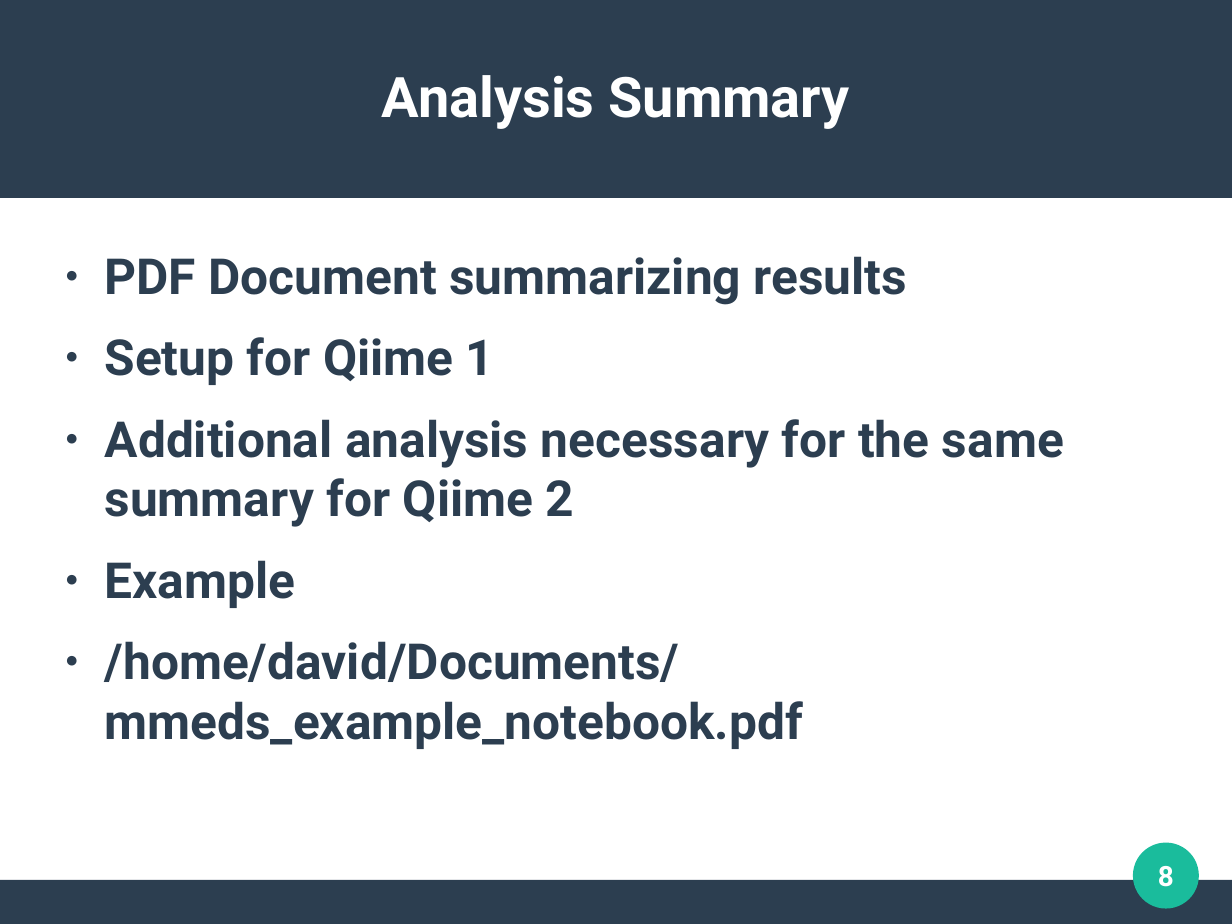
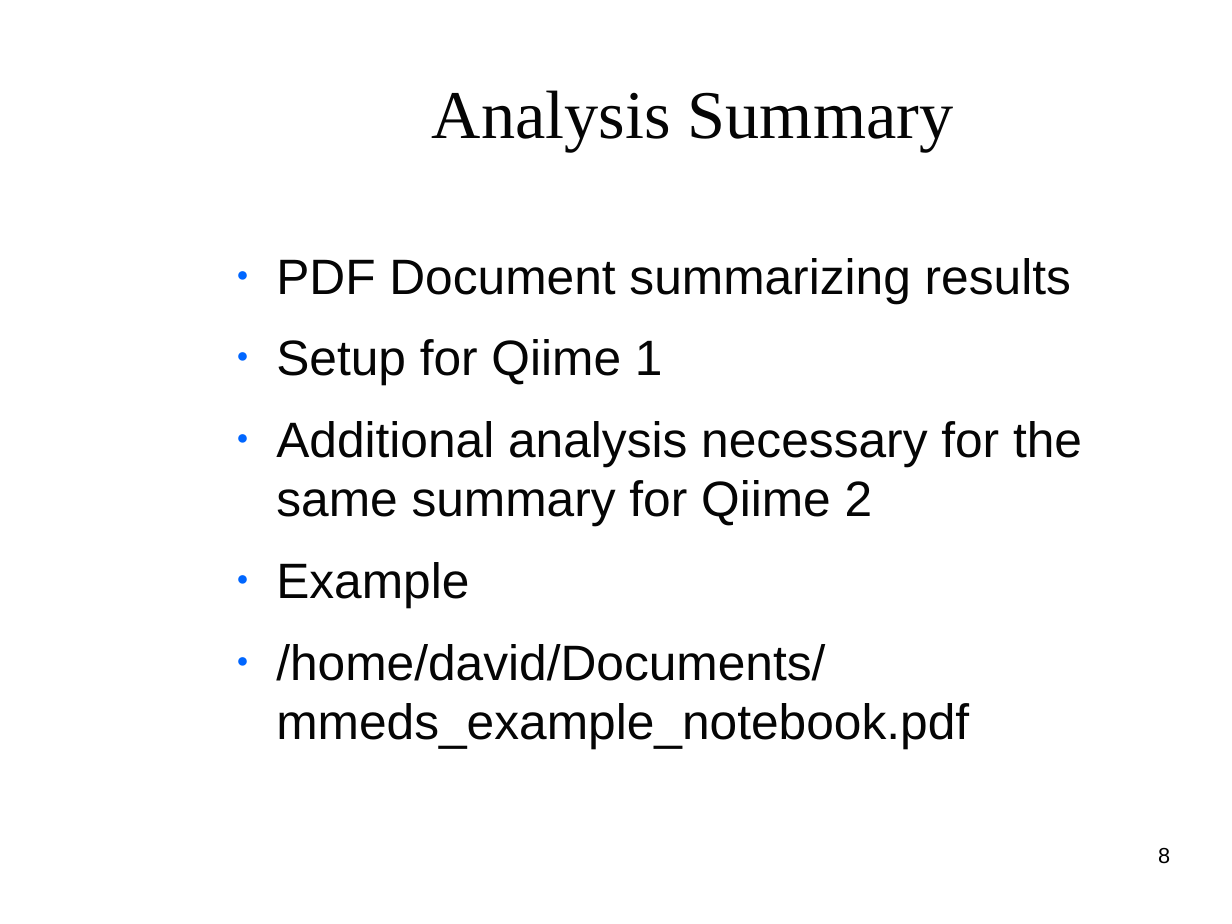
Before and after one commit to clemente-lab/mmeds-meta, a slide deck: slide 8 of sql/mmeds.odp. Drawn at 1232x924 pixels with LibreOffice and Linux fonts; fonts in the diff are those of the drawing; background and template pictures are left out. Boxes give left, top, right and bottom in pixels: in the first picture for what was removed or moved away, otherwise in the second. Text is boxed around its words. In the diff, an @@ line names an element or a change of style, - is before the commit and + after.

```diff
--- a/sql/mmeds.odp
+++ b/sql/mmeds.odp
@@ rectangle removed at box(0, 0, 1232, 198) @@
@@ title "Analysis Summary": place and size @@
-title "Analysis Summary" at box(382, 75, 850, 129)
+title "Analysis Summary" at box(432, 90, 953, 152)
@@ title "Analysis Summary" at box(432, 90, 953, 152): size 36 to 44 pt, font Roboto to Times New Roman, text colour #FFFFFF to #050505, bold off @@
@@ text "PDF Document summarizing results": place and size @@
-text "PDF Document summarizing results" at box(105, 256, 1064, 749)
+text "PDF Document summarizing results" at box(276, 258, 1082, 749)
@@ text "PDF Document summarizing results" at box(276, 258, 1082, 749): font Roboto to Arial, text colour #2C3E50 to #050505, bold off; bullet colour #2C3E50 to #0066FF @@
@@ page number: place and size @@
-page number at box(1158, 866, 1174, 887)
+page number at box(1158, 848, 1170, 864)
@@ page number at box(1158, 848, 1170, 864): size 18 to 14 pt, font Roboto to Arial, text colour #FFFFFF to #000000, bold off; alignment centre to right; vertical alignment middle to top @@
@@ ellipse removed at box(1134, 843, 1200, 909) @@
@@ rectangle removed at box(0, 880, 1232, 923) @@
```
Also in this commit, not shown: 24 other slides changed, 3 slides added, 4 other files.
